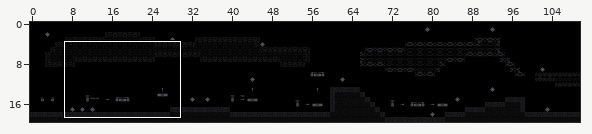
Tiled map, stored at assets/level_one.tmx. The first picture is a wide view before the edit; the outline marks the close-up.
Close-up. First the earlier version:
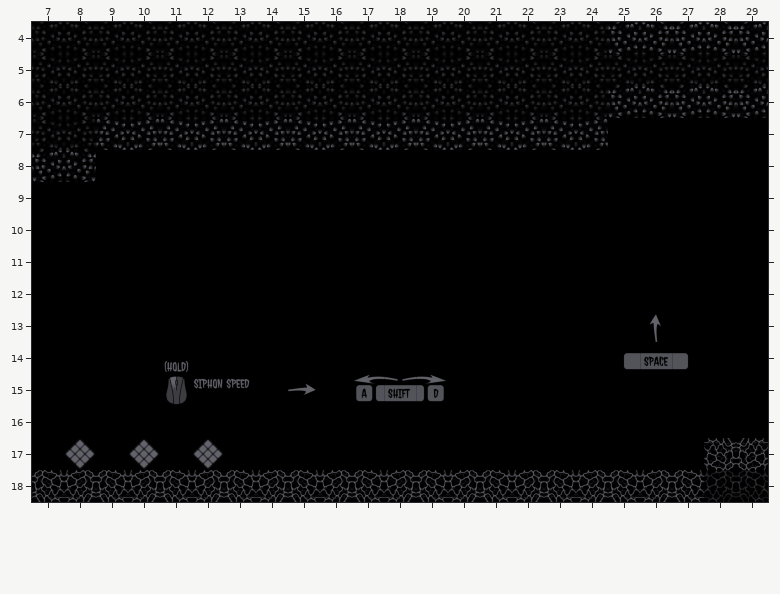
Cells are 64x64 px. Shown: x 7..29, y 4..18. The commit also changed other parts of the map, which this record leaves out.
And afterwards:
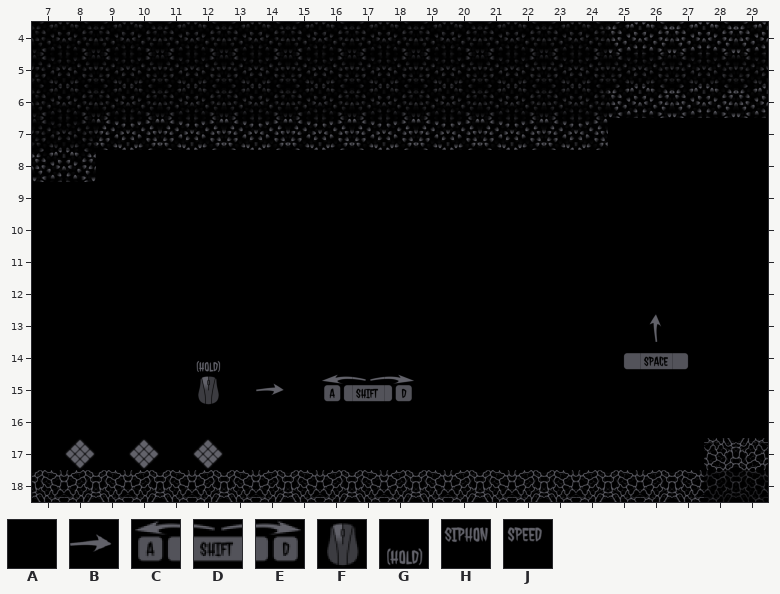
Key: from "Tileset_Hyperphantasia_v1": A 0, B 239 turned 90, C 240, D 241, E 242, F 243, G 244, H 245, J 246.
_ is an empty cell.
See-through tiles are keyed as they look on the map.
The edit:
Layer "background":
y 14: x 11..12 GA -> AG
y 15: x 11..19 FHJABACDE -> AFABACDEA
